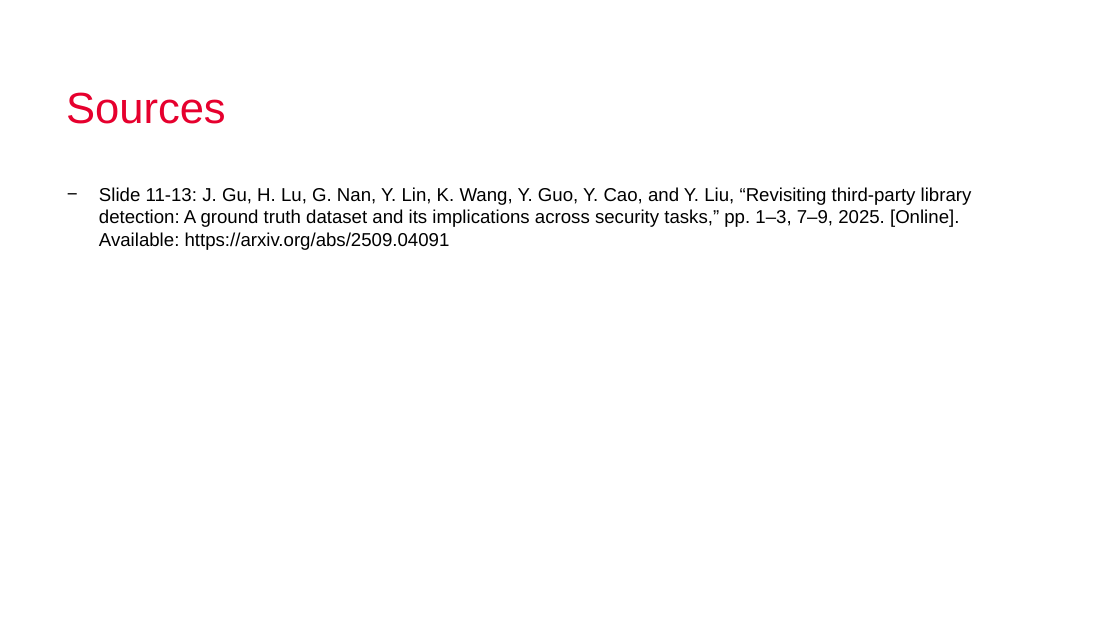
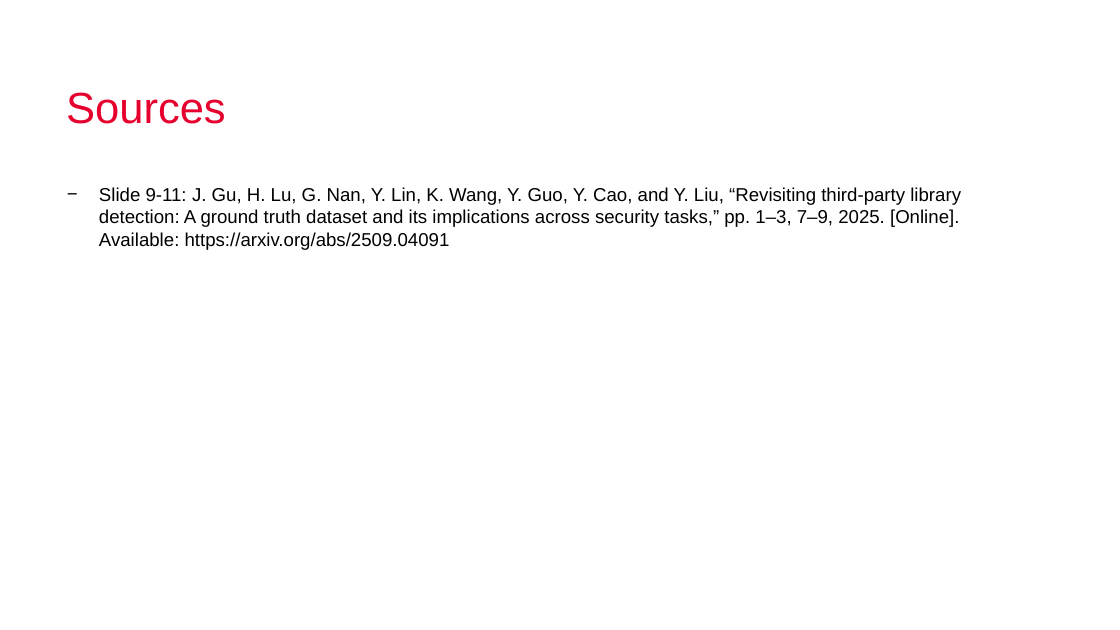
Before and after one commit to X-TPL/X-TPL, a slide deck: slide 17 of Presentations/26_05_26_Seminar.pptx (slide 19 before the commit). Drawn at 1120x630 pixels with LibreOffice and Linux fonts; fonts in the diff are those of the drawing; background and template pictures are left out. Boxes give left, top, right and bottom in pixels: in the first picture for what was removed or moved away, otherwise in the second. Text is boxed around its words. In the diff, an @@ line names an element or a change of style, - is before the commit and + after.

```diff
--- a/Presentations/26_05_26_Seminar.pptx
+++ b/Presentations/26_05_26_Seminar.pptx
@@ text at box(99, 187, 961, 250): text changed @@
-− Slide 11-13: J. Gu, H. Lu, G. Nan, Y. Lin, K. Wang, Y. Guo, Y. Cao, and Y. Liu, “Revisiting third-party library detection: A ground truth dataset and its implications across security tasks,” pp. 1–3, 7–9, 2025. [Online]. Available: https://arxiv.org/abs/2509.04091
+− Slide 9-11: J. Gu, H. Lu, G. Nan, Y. Lin, K. Wang, Y. Guo, Y. Cao, and Y. Liu, “Revisiting third-party library detection: A ground truth dataset and its implications across security tasks,” pp. 1–3, 7–9, 2025. [Online]. Available: https://arxiv.org/abs/2509.04091
```
Also in this commit, not shown: 2 other slides changed.
